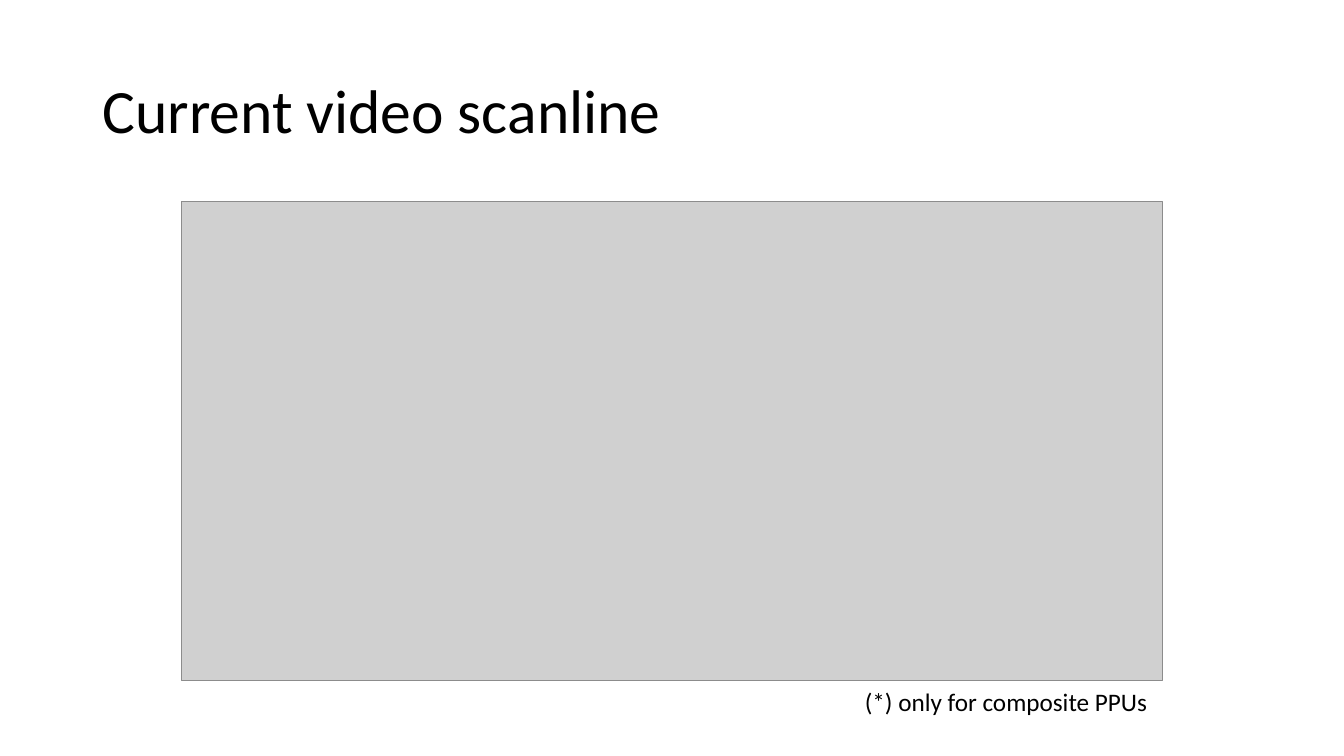
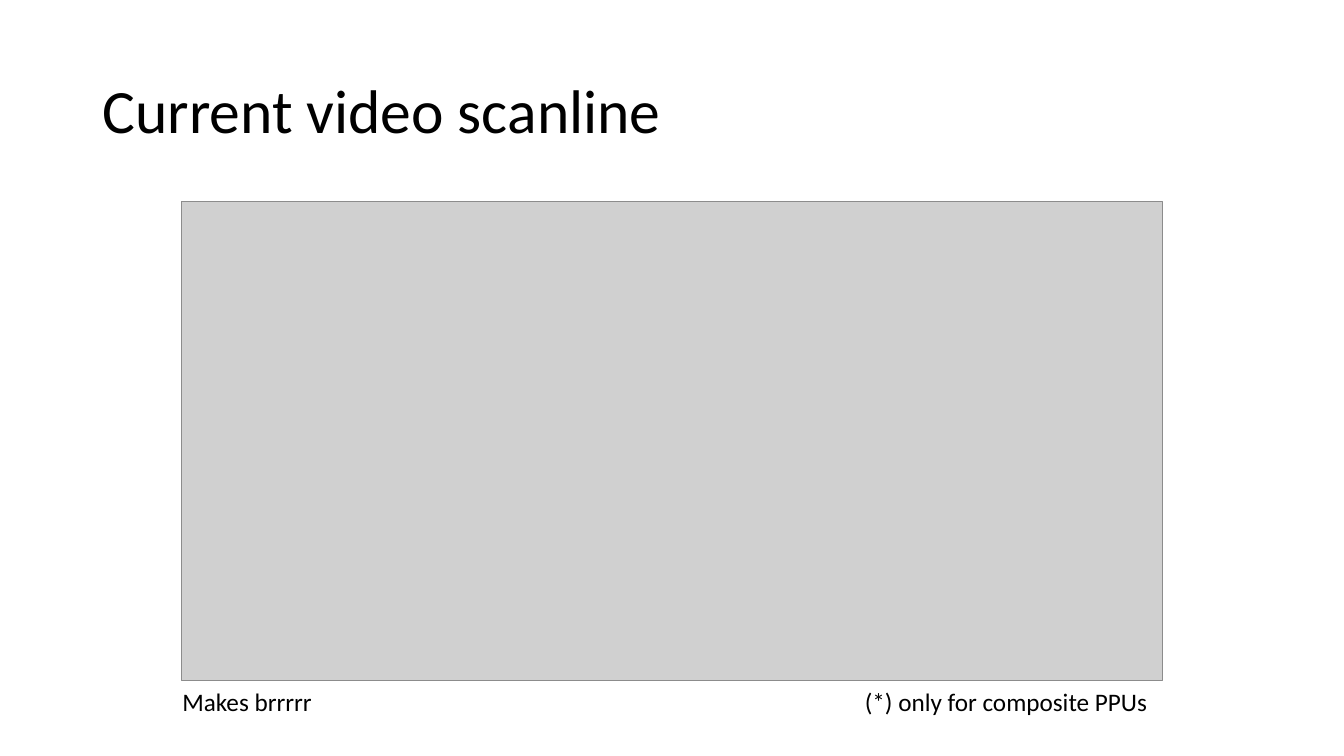
Before and after one commit to emu-russia/breaknes, a slide deck: slide 13 of UserManual/PPUPlayer/PPU_Player_Eng.pptx (slide 14 before the commit). Drawn at 1344x756 pixels with LibreOffice and Linux fonts; fonts in the diff are those of the drawing; grey boxes stand for pictures. Boxes give left, top, right and bottom in pixels: in the first picture for what was removed or moved away, otherwise in the second. Text is boxed around its words. In the diff, an @@ line names an element or a change of style, - is before the commit and + after.

```diff
--- a/UserManual/PPUPlayer/PPU_Player_Eng.pptx
+++ b/UserManual/PPUPlayer/PPU_Player_Eng.pptx
@@ text added at [182, 693, 312, 712], 18 pt, text #000000 @@
+Makes brrrrr
```
Also in this commit, not shown: 1 other slide changed, 3 slides added, 3 other files.
